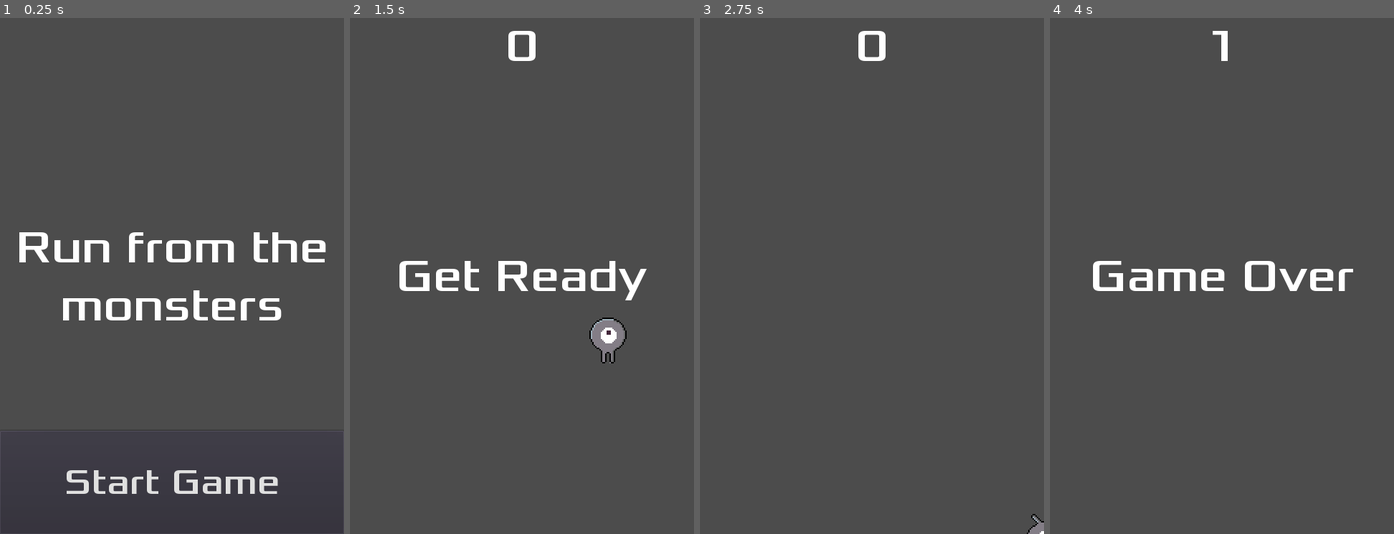
Above: before the commit, frames 1-4 (left to right).
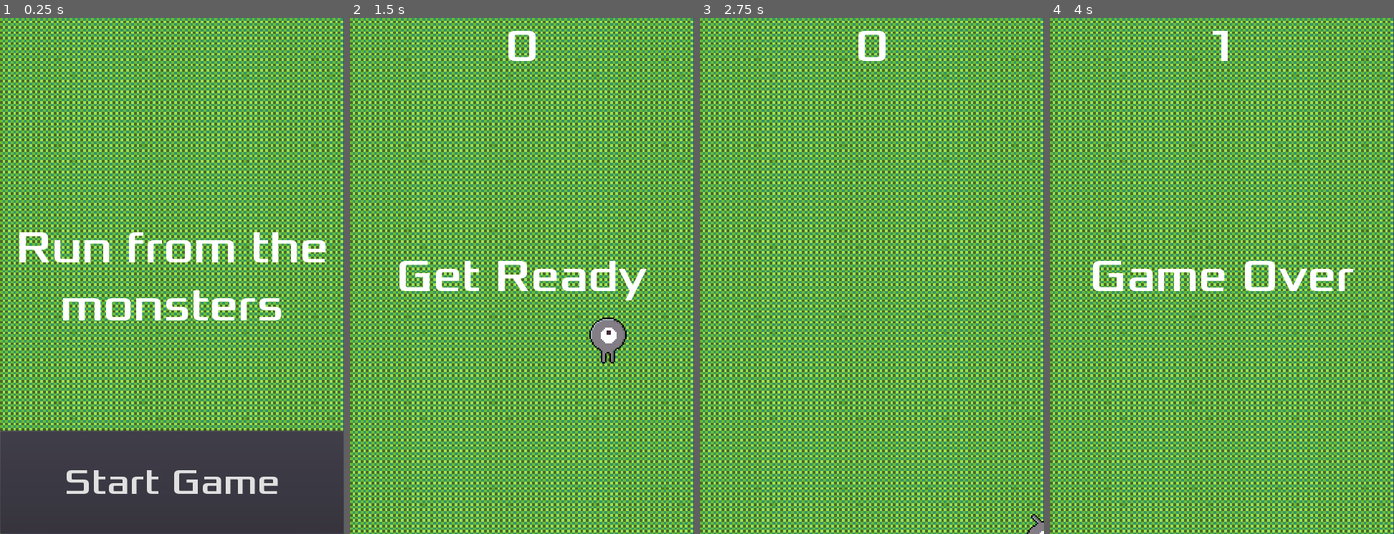
Above: after the commit, the same moments.

Repository: Taektiek/monsterrun
Game: Godot game, scene res://Main.tscn
Two runs of this game, one before a commit and one after it. Both use one fixed random seed, a clock stepped at 60 frames per second and the inputs below.
Inputs:
- Up to frame 1 (0.25 s): no input
- Up to frame 2 (1.5 s): click "Start Game" at 0.5 s; tap Enter at 1.25 s; hold Right (ui_right) from 1.28 s (still down)
- Up to frame 3 (2.75 s): release Right (ui_right) at 2.03 s; hold Down (ui_down) from 2.03 s (still down)
- Up to frame 4 (4 s): release Down (ui_down) at 2.78 s; hold Right (ui_right) 2.78-3.53 s; hold Up (ui_up) from 3.53 s (still down)

The runs differ from the first frame. In frame 1, 77% of the frame differs, in the area x 0-100%, y 0-100%; in frame 2, 97%; in frame 3, 99%; in frame 4, 98%.

Commit message:
Added background

Diff:
--- a/Main.tscn
+++ b/Main.tscn
@@ -1,9 +1,10 @@
-[gd_scene load_steps=6 format=2]
+[gd_scene load_steps=7 format=2]
 
 [ext_resource path="res://Player.tscn" type="PackedScene" id=1]
 [ext_resource path="res://Main.gd" type="Script" id=2]
 [ext_resource path="res://Mob.tscn" type="PackedScene" id=3]
 [ext_resource path="res://HUD.tscn" type="PackedScene" id=4]
+[ext_resource path="res://own_assets/background.png" type="Texture" id=5]
 
 [sub_resource type="Curve2D" id=1]
 _data = {
@@ -13,6 +14,17 @@
 [node name="Main" type="Node"]
 script = ExtResource( 2 )
 Mob = ExtResource( 3 )
+
+[node name="Background" type="TextureRect" parent="."]
+margin_right = 128.0
+margin_bottom = 193.0
+rect_scale = Vector2( 3.74, 3.74 )
+texture = ExtResource( 5 )
+expand = true
+stretch_mode = 2
+__meta__ = {
+"_edit_use_anchors_": false
+}
 
 [node name="Player" parent="." instance=ExtResource( 1 )]
 
--- a/project.godot
+++ b/project.godot
@@ -26,6 +26,37 @@
 window/stretch/mode="2d"
 window/stretch/aspect="keep"
 
+[input]
+
+ui_left={
+"deadzone": 0.5,
+"events": [ Object(InputEventKey,"resource_local_to_scene":false,"resource_name":"","device":0,"alt":false,"shift":false,"control":false,"meta":false,"command":false,"pressed":false,"scancode":16777231,"unicode":0,"echo":false,"script":null)
+, Object(InputEventJoypadButton,"resource_local_to_scene":false,"resource_name":"","device":-1,"button_index":14,"pressure":0.0,"pressed":false,"script":null)
+, Object(InputEventJoypadMotion,"resource_local_to_scene":false,"resource_name":"","device":-1,"axis":0,"axis_value":-1.0,"script":null)
+ ]
+}
+ui_right={
+"deadzone": 0.5,
+"events": [ Object(InputEventKey,"resource_local_to_scene":false,"resource_name":"","device":0,"alt":false,"shift":false,"control":false,"meta":false,"command":false,"pressed":false,"scancode":16777233,"unicode":0,"echo":false,"script":null)
+, Object(InputEventJoypadButton,"resource_local_to_scene":false,"resource_name":"","device":-1,"button_index":15,"pressure":0.0,"pressed":false,"script":null)
+, Object(InputEventJoypadMotion,"resource_local_to_scene":false,"resource_name":"","device":-1,"axis":0,"axis_value":1.0,"script":null)
+ ]
+}
+ui_up={
+"deadzone": 0.5,
+"events": [ Object(InputEventKey,"resource_local_to_scene":false,"resource_name":"","device":0,"alt":false,"shift":false,"control":false,"meta":false,"command":false,"pressed":false,"scancode":16777232,"unicode":0,"echo":false,"script":null)
+, Object(InputEventJoypadButton,"resource_local_to_scene":false,"resource_name":"","device":0,"button_index":12,"pressure":0.0,"pressed":false,"script":null)
+, Object(InputEventJoypadMotion,"resource_local_to_scene":false,"resource_name":"","device":0,"axis":1,"axis_value":-1.0,"script":null)
+ ]
+}
+ui_down={
+"deadzone": 0.5,
+"events": [ Object(InputEventKey,"resource_local_to_scene":false,"resource_name":"","device":0,"alt":false,"shift":false,"control":false,"meta":false,"command":false,"pressed":false,"scancode":16777234,"unicode":0,"echo":false,"script":null)
+, Object(InputEventJoypadButton,"resource_local_to_scene":false,"resource_name":"","device":0,"button_index":13,"pressure":0.0,"pressed":false,"script":null)
+, Object(InputEventJoypadMotion,"resource_local_to_scene":false,"resource_name":"","device":0,"axis":1,"axis_value":1.0,"script":null)
+ ]
+}
+
 [rendering]
 
 environment/default_environment="res://default_env.tres"
Binary file added: favicon.png
Not shown, added: favicon.png.import
Binary file added: own_assets/background.aseprite
Binary file added: own_assets/background.png
Not shown, added: own_assets/background.png.import
